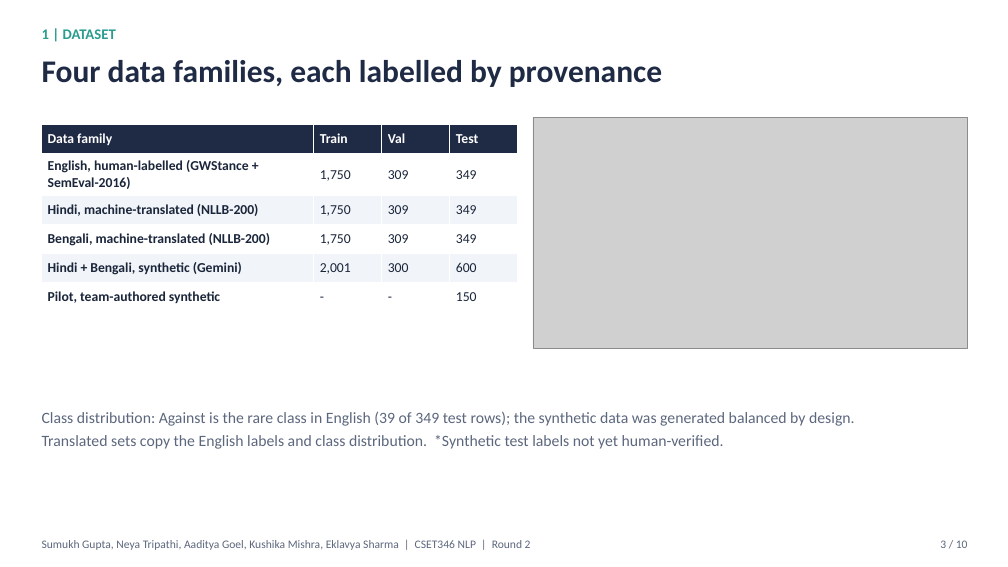
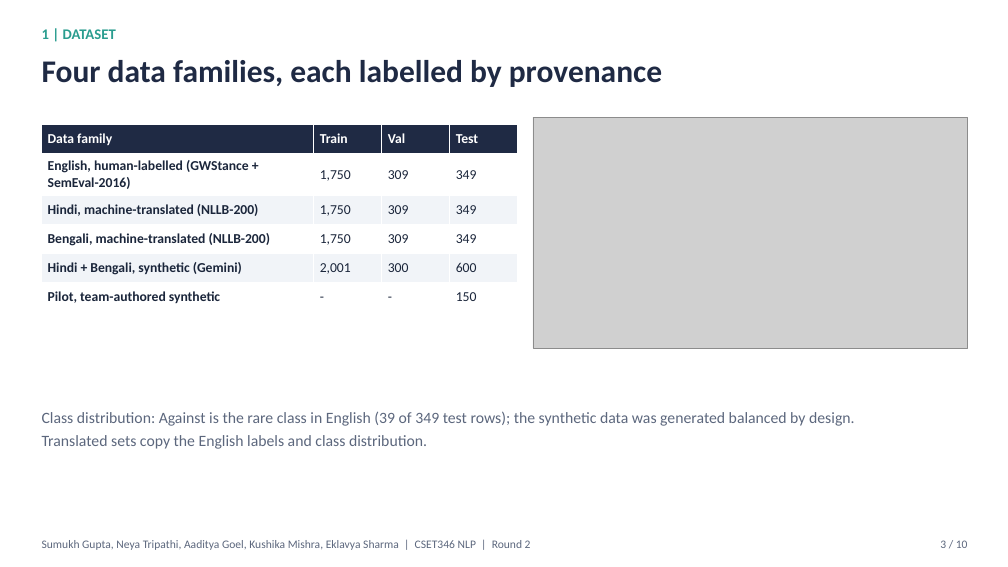
Before and after one commit to sumukh-dgaf/indic-climate-stance, a slide deck: slide 3 of outputs/Round2_Deck.pptx. Drawn at 1008x567 pixels with LibreOffice and Linux fonts; fonts in the diff are those of the drawing; grey boxes stand for pictures. Boxes give left, top, right and bottom in pixels: in the first picture for what was removed or moved away, otherwise in the second. Text is boxed around its words. In the diff, an @@ line names an element or a change of style, - is before the commit and + after.

Commit message:
Apply human review; final results, report and deck

```diff
--- a/outputs/Round2_Deck.pptx
+++ b/outputs/Round2_Deck.pptx
@@ text at [42, 435, 427, 449]: text changed @@
-Translated sets copy the English labels and class distribution. *Synthetic test labels not yet human-verified.
+Translated sets copy the English labels and class distribution.
```
Also in this commit, not shown: 4 other slides changed, 11 other files.
